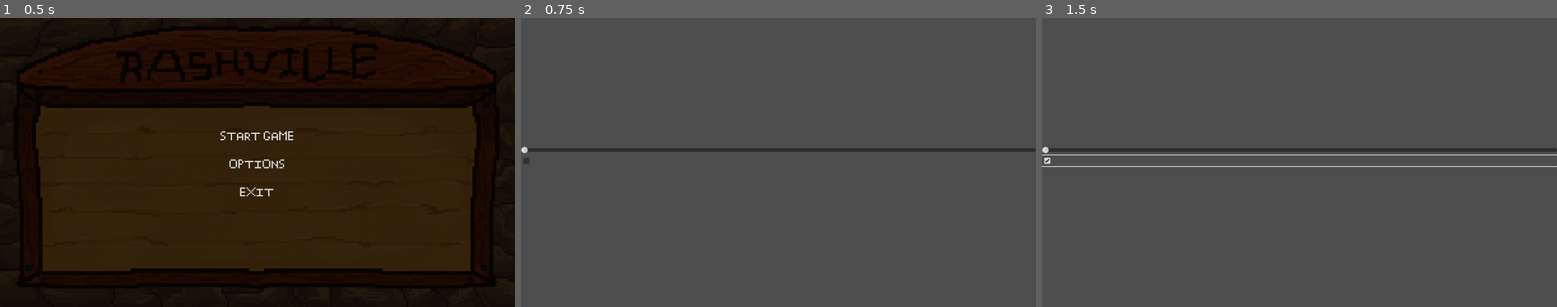
Above: before the commit, frames 1-3 (left to right).
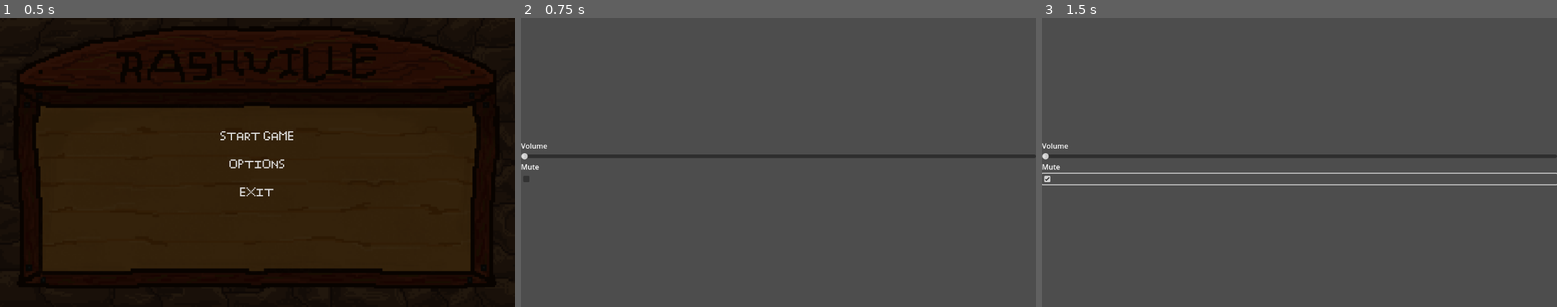
Above: after the commit, the same moments.

Repository: 19227JHC/HI---Game-Dev
Game: Godot game, scene res://scenes/MainMenu.tscn
Same seed, same stepped clock (60 frames per second), same inputs: the game is played once before the commit and once after it.
Inputs (mouse positions are in pixels of both pictures, inside the frame that each line leads up to; where the layout moved, square brackets give the same spot in the first picture):
- Up to frame 1 (0.5 s): no input
- Up to frame 2 (0.75 s): click "OPTIONS" at 0.5 s
- Up to frame 3 (1.5 s): click (1299, 179) [1299, 159] at 1.25 s

Frame 1 is identical in both runs. In frame 2, 2.4% of the frame differs, in the area x 0-100%, y 43-57%; in frame 3, 3.7%, in the area x 0-100%, y 43-58%.

Commit message:
10/06
audio a little

Diff:
--- a/trial 26-05/scenes/settings.gd
+++ b/trial 26-05/scenes/settings.gd
@@ -13,3 +13,7 @@
 
 func _on_volume_value_changed(value):
 	AudioServer.set_bus_volume_db(0,value)
+
+
+func _on_check_box_toggled(toggled_on):
+	pass # Replace with function body.
--- a/trial 26-05/scenes/settings.tscn
+++ b/trial 26-05/scenes/settings.tscn
@@ -1,6 +1,7 @@
-[gd_scene load_steps=2 format=3 uid="uid://ct0hrtoe7lyih"]
+[gd_scene load_steps=3 format=3 uid="uid://ct0hrtoe7lyih"]
 
 [ext_resource type="Script" path="res://scenes/settings.gd" id="1_0igk8"]
+[ext_resource type="AudioStream" uid="uid://4r1klx2r4wx1" path="res://Wayfarin' Stranger (Alto) Audio Only.mp3" id="2_d410u"]
 
 [node name="Settings" type="Control"]
 layout_mode = 3
@@ -23,13 +24,22 @@
 layout_mode = 2
 size_flags_vertical = 4
 
+[node name="VolLabel" type="Label" parent="MarginContainer/VBoxContainer"]
+layout_mode = 2
+text = "Volume"
+
 [node name="Volume" type="HSlider" parent="MarginContainer/VBoxContainer"]
 layout_mode = 2
+
+[node name="MuteLabel" type="Label" parent="MarginContainer/VBoxContainer"]
+layout_mode = 2
+text = "Mute"
 
 [node name="CheckBox" type="CheckBox" parent="MarginContainer/VBoxContainer"]
 layout_mode = 2
 
-[node name="Label" type="Label" parent="MarginContainer/VBoxContainer"]
-layout_mode = 2
+[node name="AudioStreamPlayer2D" type="AudioStreamPlayer2D" parent="."]
+stream = ExtResource("2_d410u")
 
 [connection signal="value_changed" from="MarginContainer/VBoxContainer/Volume" to="." method="_on_volume_value_changed"]
+[connection signal="toggled" from="MarginContainer/VBoxContainer/CheckBox" to="." method="_on_check_box_toggled"]
Not shown, added: trial 26-05/Wayfarin' Stranger (Alto) Audio Only.mp3.import
Not shown, added: trial 26-05/Wayfarin' Stranger (Alto) Audio Only.mp3
